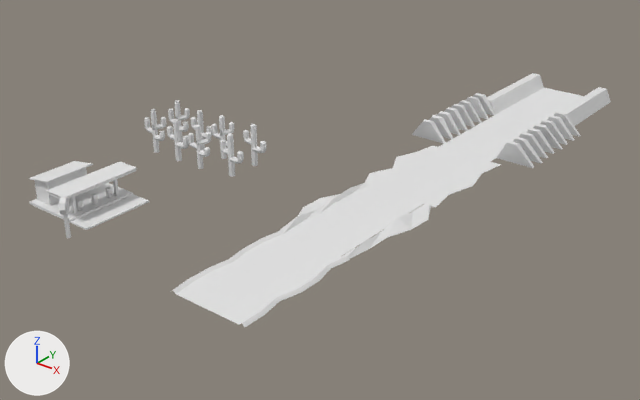
What one commit did to the Blender file assets/models/desert.blend.
One viewpoint serves both versions: a 50 mm lens placed at (66.3, -71.1, 57.4), pointed at (-17.0, 33.0, -7.2). The lights are fixed; the arrows at lower left show +X, +Y and +Z.

Objects in the first picture: '0_cactus.001', '0_cactus.002', '0_cactus.003', '0_cactus.004', '0_gas_station', '1_cactus.005', '1_cactus.006', '1_cactus.007', '1_cactus.008', 'border', 'border.001', 'border.002', 'border.003', 'border.004', 'road_part_a', 'road_part_b', 'road_part_c', 'road_part_d', 'road_part_transition'.
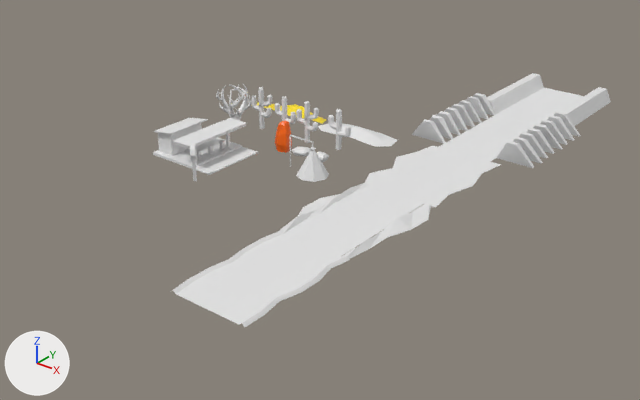
Changed parts and their boxes (x1, y1, x2, y2) in the pictures (640 x 400 px):
'0_gas_station', moved
    before: (29, 161, 149, 238)
    after: (153, 118, 258, 181)
'0_cactus.001', moved
    before: (243, 124, 267, 166)
    after: (328, 109, 351, 150)
'0_cactus.004', moved
    before: (212, 115, 235, 159)
    after: (296, 101, 319, 143)
'2_dune', added
    after: (318, 122, 397, 147)
'streetlamp_light', added
    after: (296, 150, 329, 182)
'2_shrub', added
    after: (216, 84, 252, 121)
'1_cactus.006', deleted
    before: (188, 124, 211, 169)
'1_cactus.008', deleted
    before: (144, 109, 166, 153)
'1_cactus.005', deleted
    before: (220, 133, 244, 177)
'2_boulder', added (orange)
    after: (275, 120, 292, 153)
'5_cactus.008', added
    after: (251, 87, 273, 129)
'1_cactus.007', deleted
    before: (167, 119, 189, 161)
'0_cactus.002', deleted
    before: (168, 100, 190, 142)
'5_cactus.007', added
    after: (275, 96, 296, 124)
'3_dune', added
    after: (251, 102, 326, 124)
'0_cactus.003', deleted
    before: (191, 110, 212, 151)
'1_boulder.002', added
    after: (292, 146, 310, 157)
'0_streetlamp', added
    after: (289, 135, 316, 167)
'5_boulder.001', added
    after: (317, 152, 329, 162)

The edits, one by one:
Material 'Material.004' (mat_material_004) is new.
Its base color is (1.0, 0.138, 0.000911) (orange #ff6803).
Its roughness is 0.4.
Material 'Material.003' (mat_material_003) is new.
Its base color is (1.0, 0.753, 0.0116) (yellow #ffe11c).
Its roughness is 0.4.
Mesh me_cube_008 is new.
It has 16 vertices, 8 faces and spans x 1.92..7.23, y -2.59..2.59, z -0.12..4.15.
Mesh me_cube_007 is new.
It has 56 vertices, 52 faces and spans x -0.06..5.0, y -0.41..0.41, z 0.0..5.58.
Mesh me_cube_006 is new.
It has 53 vertices, 48 faces and spans x -1.33..1.27, y -1.33..1.31, z -0.49..4.99.
It uses material mat_material_004 (orange #ff6803).
Mesh me_cube_005 is new.
It has 54 vertices, 52 faces and spans x -1.47..1.35, y -1.33..1.37, z -0.03..1.13.
Mesh me_cube_004 is new.
It has 30 vertices, 28 faces and spans x -1.29..1.15, y -1.09..1.17, z 0.0..1.27.
Mesh me_cube_003 is new.
It has 20 vertices, 16 faces and spans x -9.9..7.7, y -0.4..6.1, z -0.1..1.6.
It uses material mat_material_003 (yellow #ffe11c).
Mesh me_cube_002 is new.
It has 20 vertices, 16 faces and spans x -8.0..7.7, y -0.3..5.7, z -0.1..0.8.
Mesh me_cube_001 is new.
It has 512 vertices, 504 faces and spans x -3.38..2.64, y -2.88..3.76, z -0.28..6.53.
Mesh me_circle_005_1 is new.
It has 513 vertices, 512 faces and spans x -2.21..2.2, y -0.45..1.52, z 0.0..7.55.
Mesh me_circle_004_1 is new.
It has 353 vertices, 349 faces and spans x -2.09..2.45, y -0.48..0.48, z 0.0..7.12.
Object '0_cactus.001' (ob_0_cactus_001) moves from (-24.0, 25.0, 0.0) to (-17.6, 38.82, 0.0).
Object '0_cactus.004' (ob_0_cactus_004) moves from (-30.0, 24.03, 0.0) to (-23.6, 37.85, 0.0).
Object '0_cactus.003' (ob_0_cactus_003) is deleted.
Object '0_cactus.002' (ob_0_cactus_002) is deleted.
Object '1_cactus.005' (ob_1_cactus_005) is deleted.
Object '1_cactus.006' (ob_1_cactus_006) is deleted.
Object '1_cactus.007' (ob_1_cactus_007) is deleted.
Object '1_cactus.008' (ob_1_cactus_008) is deleted.
Object '0_gas_station' (ob_0_gas_station) moves from (-28.0, 0.0, -0.17) to (-28.0, 24.0, -0.17).
Object 'streetlamp_light' (ob_streetlamp_light) is new; it shows me_cube_008.
Its parent is ob_0_streetlamp.
Its matrix parent inverse is Matrix(((1.0, 0.0, 0.0, 6.0), (0.0, 1.0, 0.0, 0.0), (0.0, 0.0, 1.0, 0.0), (0.0, 0.0, 0.0, 1.0))).
Its location is (-6.0, 0.0, 0.0).
Object '0_streetlamp' (ob_0_streetlamp) is new; it shows me_cube_007.
Its parent is ob_props.
Its location is (-19.0, 28.0, 0.0).
Object '2_boulder' (ob_2_boulder) is new; it shows me_cube_006.
Its parent is ob_props.
Its location is (-25.0, 33.47, 0.0).
Object '1_boulder.002' (ob_1_boulder_002) is new; it shows me_cube_005.
Its parent is ob_props.
Its location is (-21.0, 33.3, 0.0).
Object '5_boulder.001' (ob_5_boulder_001) is new; it shows me_cube_004.
Its parent is ob_props.
Its location is (-17.0, 33.3, 0.0).
Object '3_dune' (ob_3_dune) is new; it shows me_cube_003.
Its parent is ob_props.
Its location is (-35.0, 44.53, 0.0).
Object '2_dune' (ob_2_dune) is new; it shows me_cube_002.
Its parent is ob_props.
Its location is (-19.25, 43.82, 0.0).
Object '2_shrub' (ob_2_shrub) is new; it shows me_cube_001.
Its parent is ob_props.
Its location is (-39.6, 37.1, 0.0).
Object '5_cactus.008' (ob_5_cactus_008) is new; it shows me_circle_005_1.
Its parent is ob_props.
Its location is (-34.07, 37.95, 0.0).
Object '5_cactus.007' (ob_5_cactus_007) is new; it shows me_circle_004_1.
Its parent is ob_props.
Its location is (-28.6, 37.82, 0.0).
